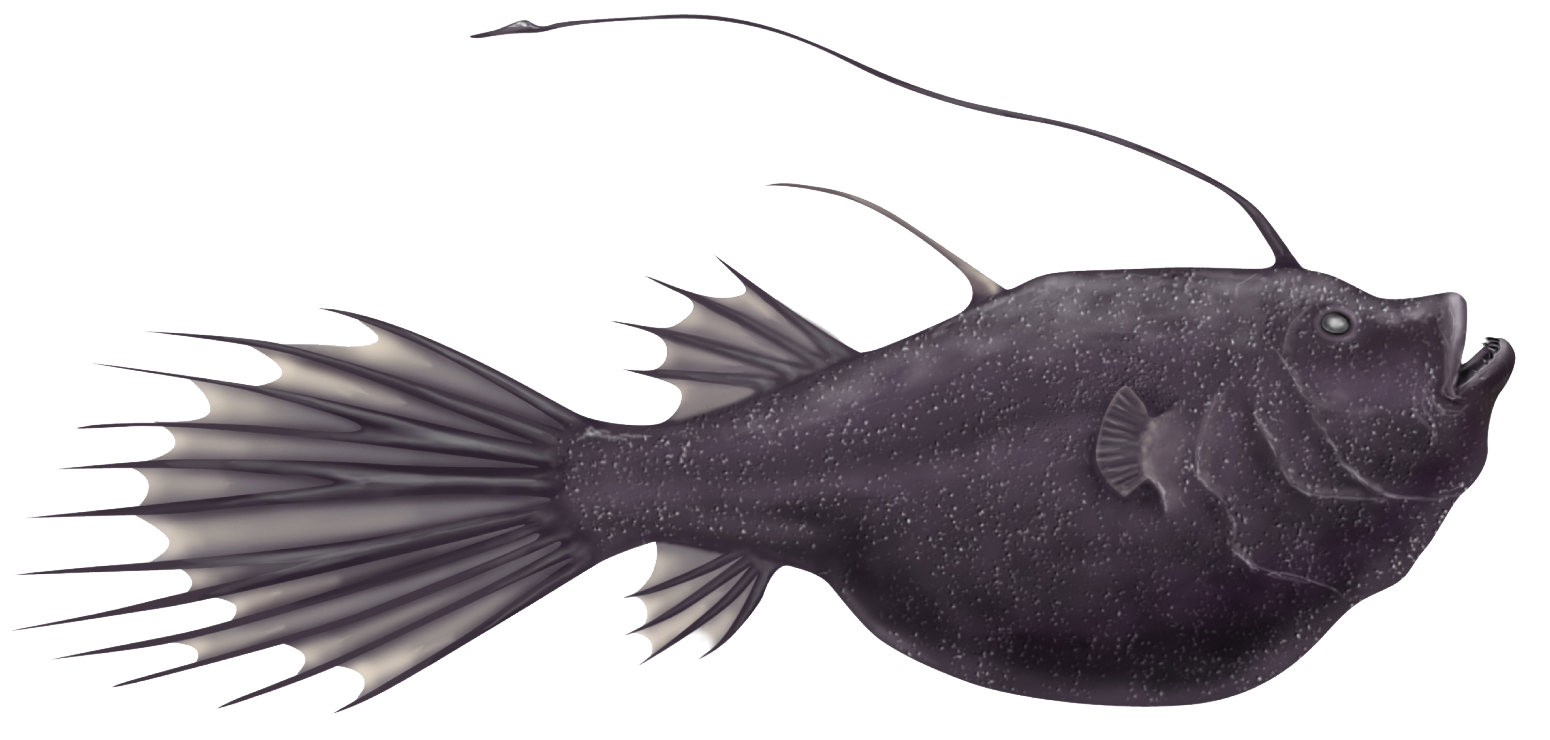
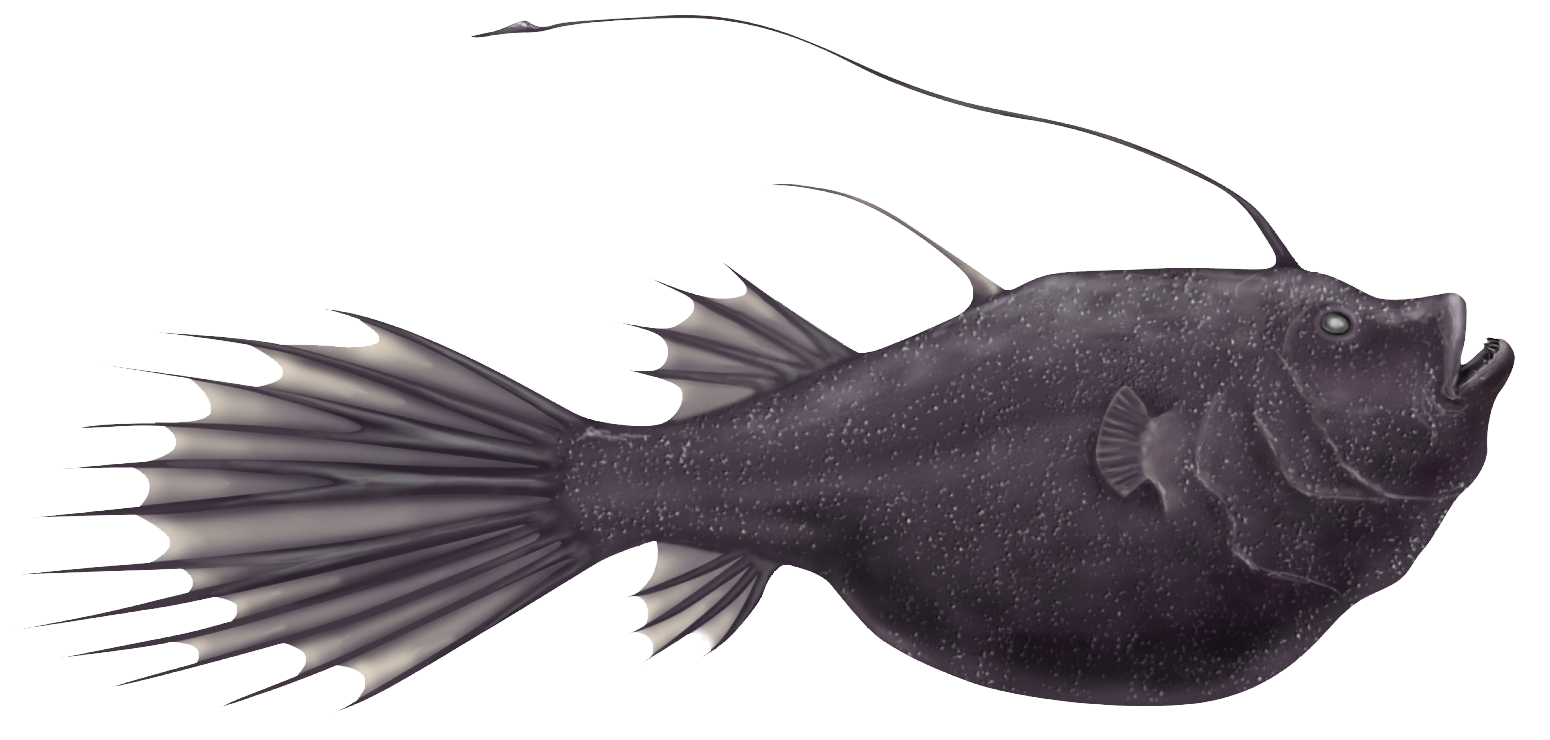
Before/after of a 1550 x 740 layered artwork. What changed in the layer stack:
painted on "Layer 0" over [left=10, top=14, right=1516, bottom=714]
